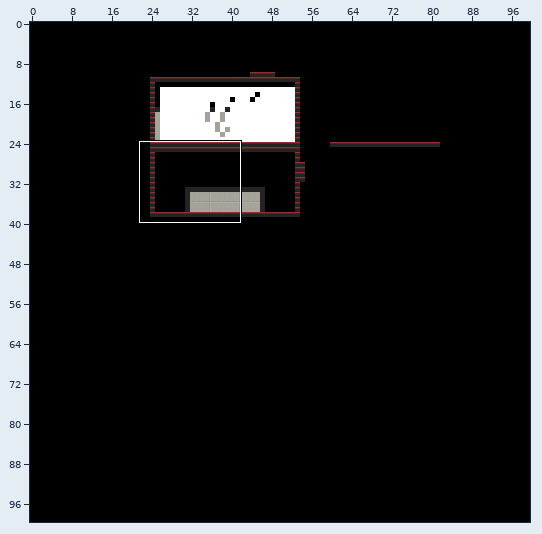
Two states of a Tiled map, assets/levels/level1.tmx. The first picture is a wide view before the edit; the outline marks the close-up.
Close-up. First the earlier version:
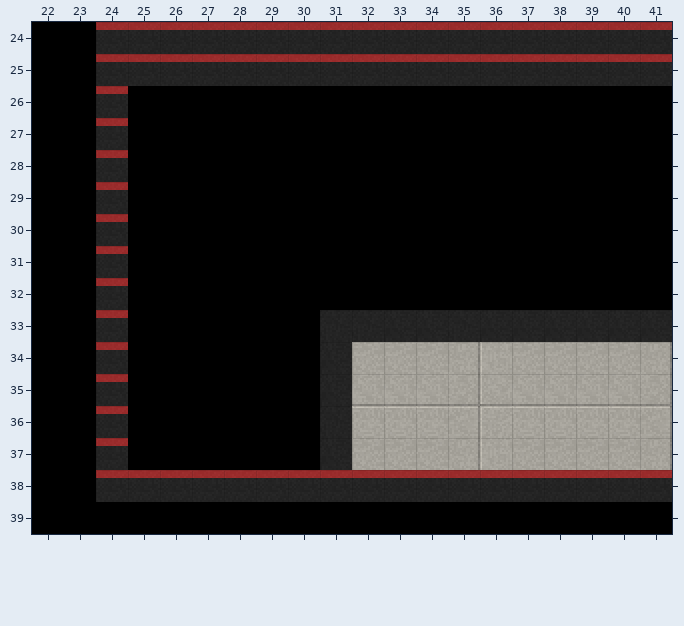
Cells are 16x16 px. Shown: x 22..41, y 24..39. The commit also changed other parts of the map, which this record leaves out.
Now the later version:
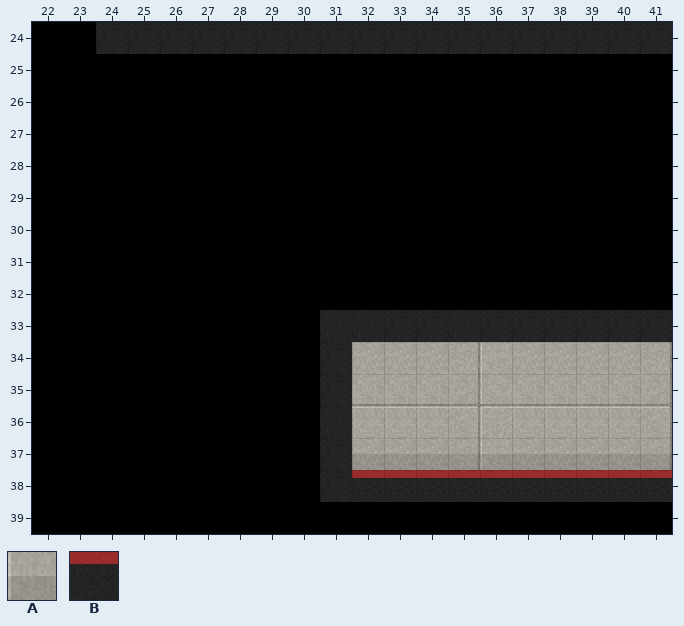
Key: from "shadows": A 4; from "tileset": B 1.
_ is an empty cell.
Tiles of an added or newly shown layer are drawn over the layers below it.
See-through tiles are keyed as they look on the map.
The exact change:
Layer "collisions" (now hidden):
y 24..25: x 24..41 BBBBBBBBBBBBBBBBBB -> __________________
y 26..37: x 24 B -> _
y 38: x 24..31 BBBBBBBB -> ________
Layer "shadows" (added):
y 37: x 36 _ -> A
Boxes around the changes in both close-ups, in picture pixels (x1, y1, x2, y2):
changed: (96, 22, 672, 502)
